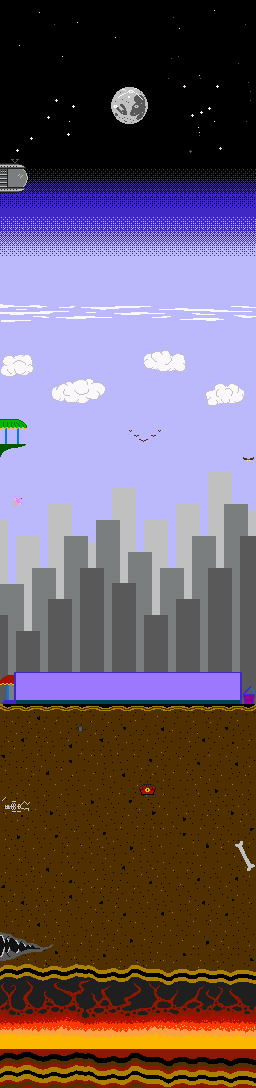
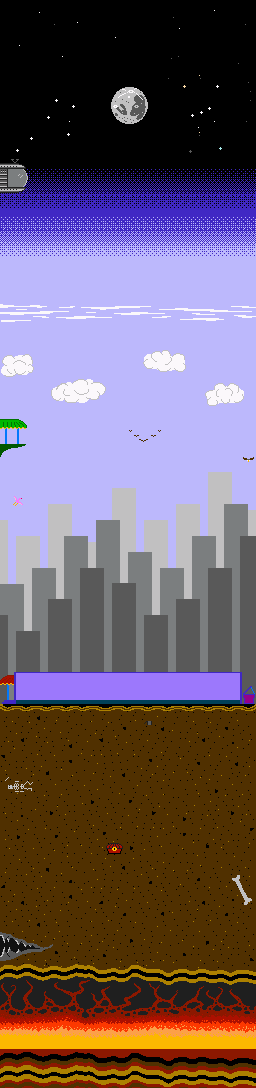
Layers edited between the first and the second 256x1088 image:
painted on "Underground Objects" over [2, 721, 255, 905]
